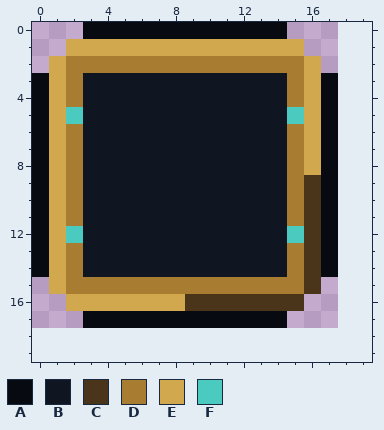
Pixel-art file: art/aseprite/gui/research/seal_frame.aseprite. This is how it looked before the edit.
18x18 pixels, 1 frame. The old version is drawn lined up with the new one, on the new canvas.
Palette (. is transparent): A #070a10  B #101621  C #4a351b  D #a97d31  E #d1a84e  F #4bcbc0
Pixels before, first column x 0:
 0 ...AAAAAAAAAAAA...
 1 ..EEEEEEEEEEEEEE..
 2 .EDDDDDDDDDDDDDDE.
 3 AEDBBBBBBBBBBBBDEA
 4 AEDBBBBBBBBBBBBDEA
 5 AEFBBBBBBBBBBBBFEA
 6 AEDBBBBBBBBBBBBDEA
 7 AEDBBBBBBBBBBBBDEA
 8 AEDBBBBBBBBBBBBDEA
 9 AEDBBBBBBBBBBBBDCA
10 AEDBBBBBBBBBBBBDCA
11 AEDBBBBBBBBBBBBDCA
12 AEFBBBBBBBBBBBBFCA
13 AEDBBBBBBBBBBBBDCA
14 AEDBBBBBBBBBBBBDCA
15 .EDDDDDDDDDDDDDDC.
16 ..EEEEEEECCCCCCC..
17 ...AAAAAAAAAAAA...
After:
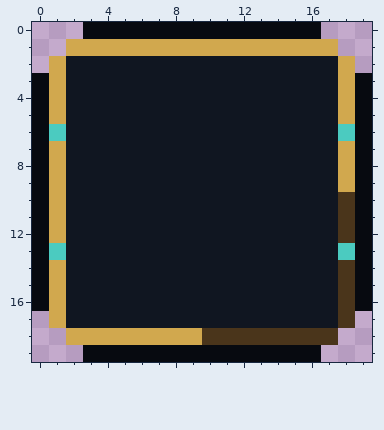
The exact change:
canvas 18x18 -> 20x20
y 0: x 15..16 .. -> AA
y 1: x 16..17 .. -> EE
y 2: x 2..18 DDDDDDDDDDDDDDE.. -> BBBBBBBBBBBBBBBBE
y 3..4: x 2 D -> B; x 15..19 DEA.. -> BBBEA
y 5: x 2 F -> B; x 15..19 FEA.. -> BBBEA
y 6: x 1..2 ED -> FB; x 15..19 DEA.. -> BBBFA
y 7..8: x 2 D -> B; x 15..19 DEA.. -> BBBEA
y 9: x 2 D -> B; x 15..19 DCA.. -> BBBEA
y 10..11: x 2 D -> B; x 15..19 DCA.. -> BBBCA
y 12: x 2 F -> B; x 15..19 FCA.. -> BBBCA
y 13: x 1..2 ED -> FB; x 15..19 DCA.. -> BBBFA
y 14: x 2 D -> B; x 15..19 DCA.. -> BBBCA
y 15: x 0 . -> A; x 2..19 DDDDDDDDDDDDDDC... -> BBBBBBBBBBBBBBBBCA
y 16: x 0..19 ..EEEEEEECCCCCCC.... -> AEBBBBBBBBBBBBBBBBCA
y 17: x 1..18 ..AAAAAAAAAAAA.... -> EBBBBBBBBBBBBBBBBC
y 18: x 2..17 ................ -> EEEEEEEECCCCCCCC
y 19: x 3..16 .............. -> AAAAAAAAAAAAAA
